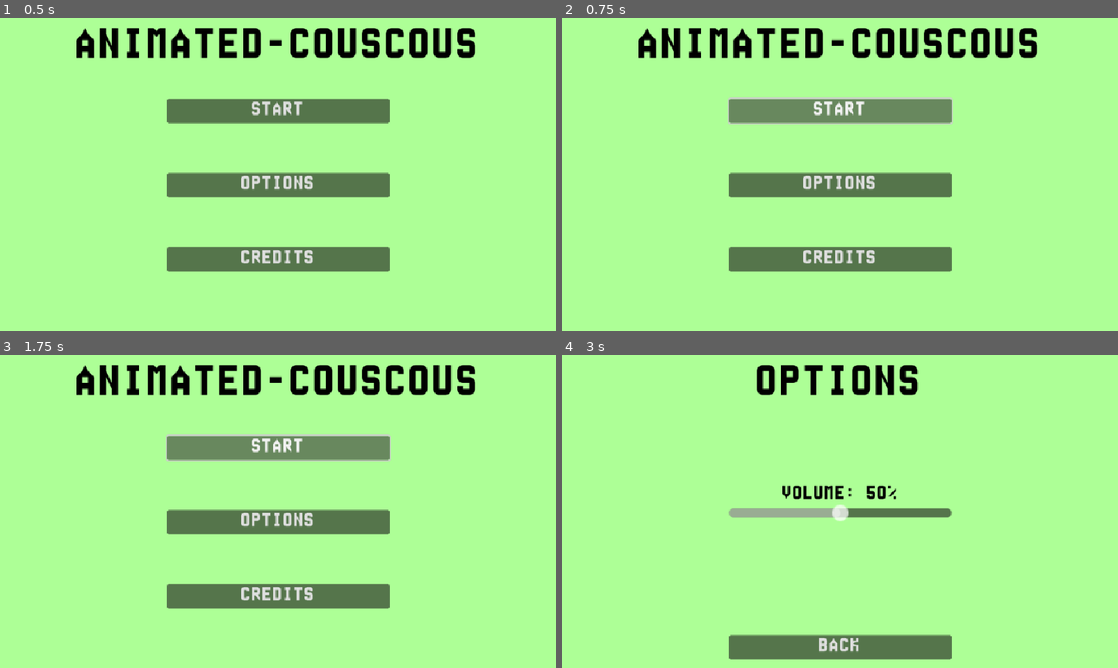
Above: before the commit, frames 1-4 (two rows, left to right).
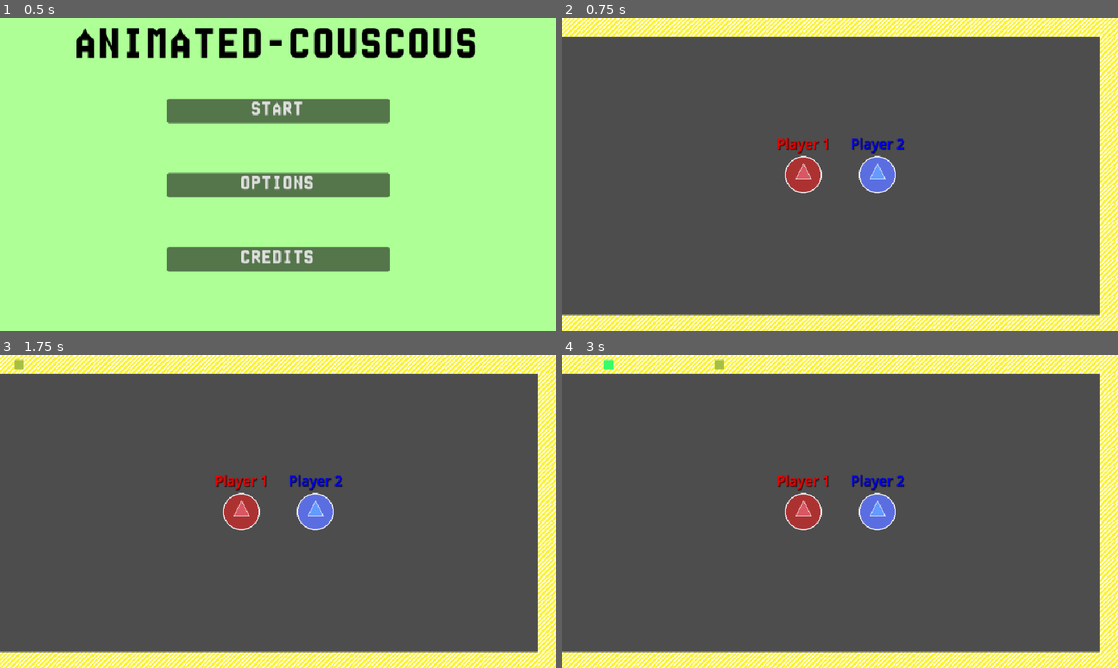
Above: after the commit, the same moments.

Repository: S2009-dev/animated-couscous
Game: Godot game, scene res://objects/menus/main_menu.tscn
Two runs of this game, one before a commit and one after it. Both use one fixed random seed, a clock stepped at 60 frames per second and the inputs below. The engine's default icon, where the game draws it, is replaced by a stand-in: a white triangle on a blue panel in a dark square.
Inputs (mouse positions are in pixels of both pictures, inside the frame that each line leads up to):
- Up to frame 1 (0.5 s): no input
- Up to frame 2 (0.75 s): click "START" at 0.5 s
- Up to frame 3 (1.75 s): click (278, 448) at 1.25 s, where only the run before the commit has a clickable "START"
- Up to frame 4 (3 s): click (840, 448) at 2 s, where only the run before the commit has a clickable "START"; click (840, 520) at 2.75 s, where only the run before the commit has a clickable "OPTIONS"

Frame 1 is identical in both runs. In frame 2, 100% of the frame differs, in the area x 0-100%, y 0-100%; in frame 3, 100%; in frame 4, 100%.

Commit message:
feat: :sparkles: connect start button

Diff:
--- a/objects/menus/main_menu.tscn
+++ b/objects/menus/main_menu.tscn
@@ -270,6 +270,7 @@
 theme_override_font_sizes/font_size = 32
 text = "BACK"
 
+[connection signal="pressed" from="MainContainer/Start/StartBtn" to="." method="_on_start_btn_pressed"]
 [connection signal="pressed" from="MainContainer/Options/OptionsBtn" to="." method="_on_options_btn_pressed"]
 [connection signal="pressed" from="MainContainer/Credits/CreditsBtn" to="." method="_on_credits_btn_pressed"]
 [connection signal="drag_ended" from="OptionsContainer/Volume/Slider" to="." method="_on_slider_drag_ended"]
--- a/scripts/menus/main_menu.gd
+++ b/scripts/menus/main_menu.gd
@@ -22,6 +22,9 @@
 	volume_slider.value = volume
 
 	save_options()
+
+func _on_start_btn_pressed() -> void:
+	get_tree().change_scene_to_file("res://objects/scenes/main.tscn")
 
 func _on_options_btn_pressed() -> void:
 	current_menu = "options"
